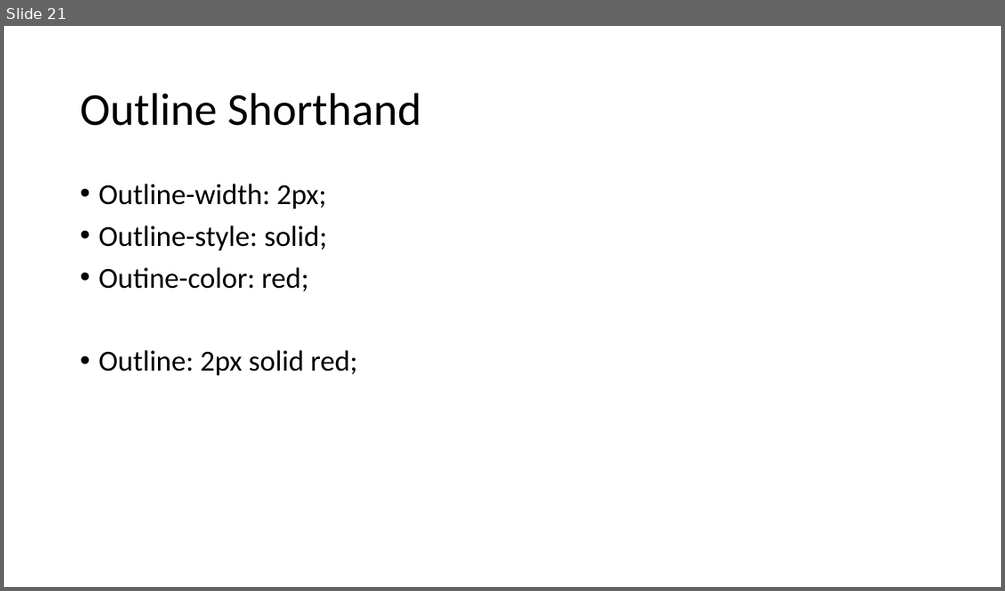
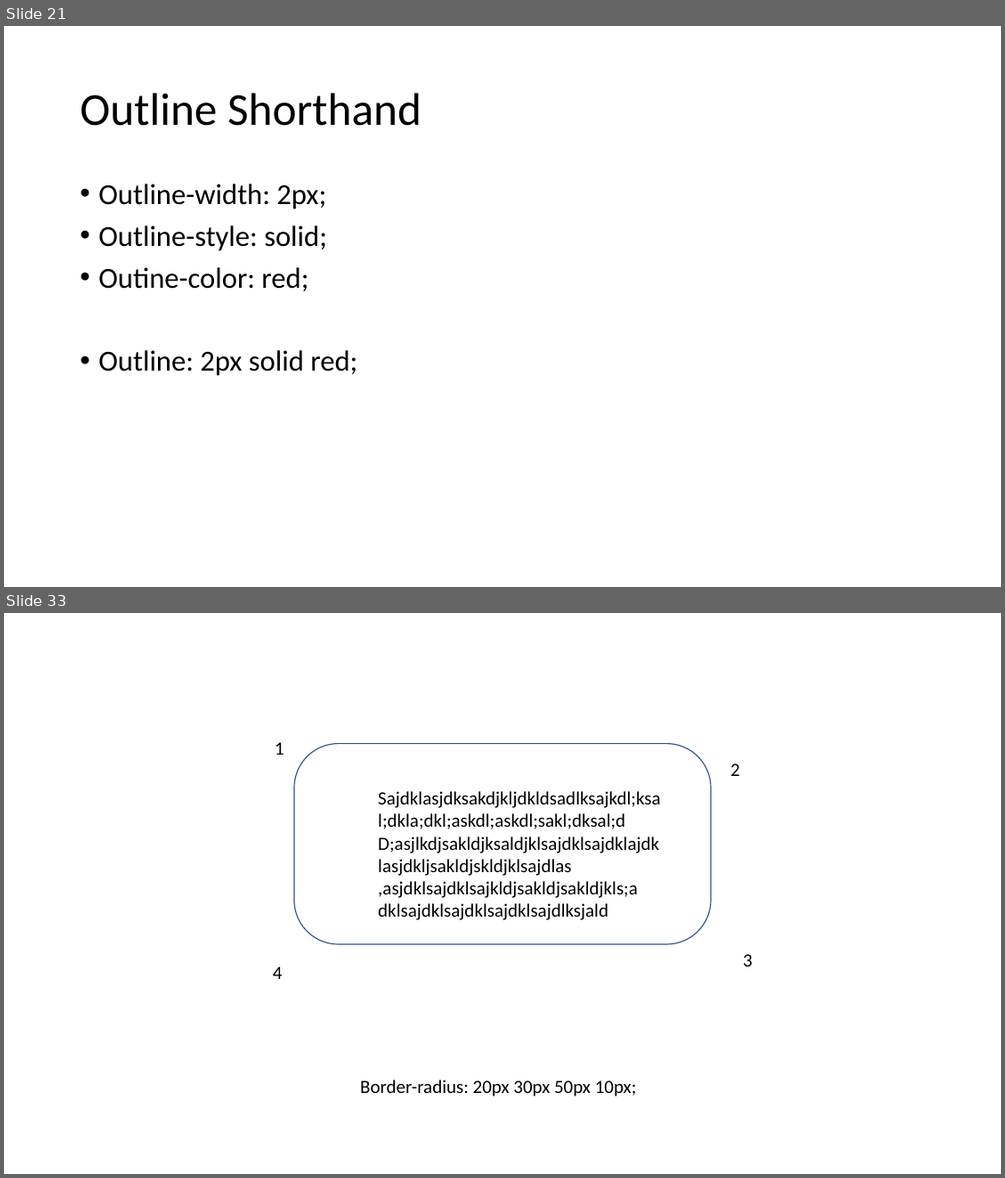
Before and after one commit to PiyushChaturvedii/Batch04, a slide deck: CSS.pptx. Shown one above the other, each under a label of ours: slide 21 before the commit, slides 21 and 33 after it; the slides between them are not shown. The pictures are 1005x591 and 1005x1178 pixels, drawn with LibreOffice and Linux fonts; fonts in the diff are those of the drawing. Boxes give left, top, right and bottom in pixels: in the first picture for what was removed or moved away, otherwise in the second. Text is boxed around its words. In the diff, an @@ line names an element or a change of style, - is before the commit and + after.

```diff
--- a/CSS.pptx
+++ b/CSS.pptx
@@ slide 33 added at bbox=[4, 613, 1001, 1174], background #FFFFFF @@
@@ text added at bbox=[275, 742, 284, 755], 18 pt, text #000000 @@
+1
@@ rounded rectangle added at bbox=[294, 744, 711, 944], outline #325491 1 pt @@
@@ text added at bbox=[730, 763, 740, 776], 18 pt, text #000000 @@
+2
@@ text added at bbox=[378, 791, 660, 920], 18 pt, text #000000 @@
+Sajdklasjdksakdjkljdkldsadlksajkdl;ksal;dkla;dkl;askdl;askdl;sakl;dksal;d
+D;asjlkdjsakldjksaldjklsajdklsajdklajdklasjdkljsakldjskldjklsajdlas
+,asjdklsajdklsajkldjsakldjsakldjkls;a
+dklsajdklsajdklsajdklsajdlksjald
@@ text added at bbox=[743, 954, 752, 966], 18 pt, text #000000 @@
+3
@@ text added at bbox=[273, 966, 283, 979], 18 pt, text #000000 @@
+4
@@ text added at bbox=[360, 1079, 637, 1096], 18 pt, text #000000 @@
+Border-radius: 20px 30px 50px 10px;
```
Also in this commit, not shown: 20 other slides added, 13 other files.
